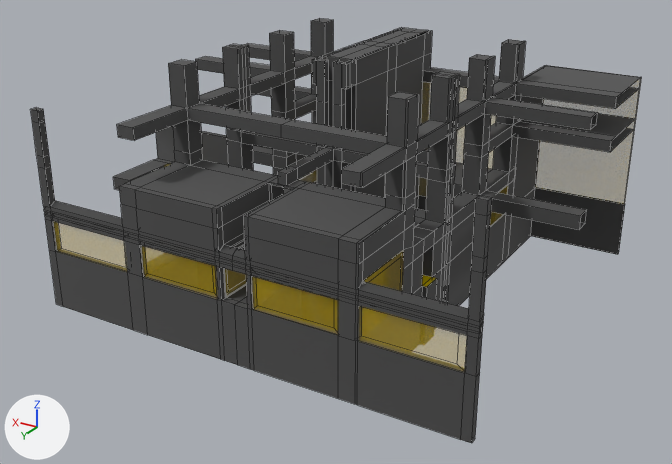
One commit to the FBX model Assets/-Ian/Model/GearChamber/GreatStructure.fbx: the scene before it, then after it.
One viewpoint serves both versions: a 50 mm lens placed at (-191.0, 363.0, 164.0), pointed at (1.0, 42.0, 3.0). The axes (+X, +Y, +Z) are drawn at lower left. The lights are the same throughout. The older version comes first. Mesh edges are drawn as thin lines. Where no turn or scale is listed for an object, it has been applied to the vertices. Vertices at exactly the same position are counted once.

Names of what the first picture shows: 'GearChamberStructure', 'GearChamberStructure.001'.
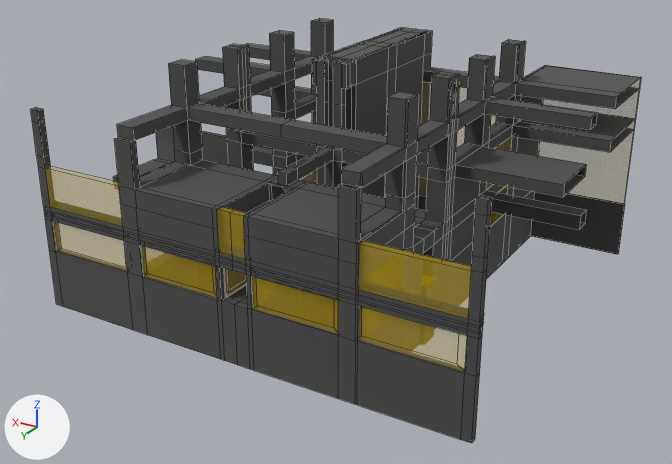
Changed parts and their boxes (x1, y1, x2, y2) in the pictures (672 x 464 px):
'GearChamberStructure.001', reshaped: before (53, 78, 641, 372); after (45, 78, 641, 372)
part 1 of me_cube_005, built on: before (462, 143, 482, 196); after (452, 143, 586, 216)
part 2 of me_cube_005, built on: before (51, 184, 469, 319); after (114, 137, 361, 243)
part 3 of me_cube_006, built on: before (419, 82, 496, 198); after (45, 82, 512, 319)

What changed in the scene script:
```text
Change me_cube_005:
    used by ob_gearchamberstructure; location = (0.0, 0.0, 0.0)
    remove me_cube_005.from_pydata(...)  # 1447 vertices, 1462 faces; spans x -97.0..97.0, y -60.0..118.0, z -24.0..80.0
    add me_cube_005.from_pydata(...)  # 1461 vertices, 1472 faces; spans x -97.0..97.0, y -60.0..118.0, z -24.0..80.0
    me_cube_005 part 1
    4 faces are deleted
    4 vertices are added at (-97.0, 42.0, 44.0), (-97.0, 42.0, 39.0), (-97.0, 15.0, 44.0), (-97.0, 15.0, 39.0)
    8 new faces join them, mat_m_gearstructure (grey #7b7b7b)
    me_cube_005 part 2
    7 faces are deleted
    2 vertices are added at (-6.0, 118.0, 39.0), (6.0, 118.0, 39.0)
    8 new vertices lie (0.0, 0.0, 19.0) away from vertices in x -52.0..53.0, y 115.0..118.0, z 39.0
    13 new faces join them, mat_m_gearstructure (grey #7b7b7b)
Change me_cube_006:
    used by ob_gearchamberstructure_001; location = (0.0, 78.6, 12.5)
    remove me_cube_006.from_pydata(...)  # 240 vertices, 132 faces; spans x -97.0..93.0, y -139.0..39.0, z -11.0..50.0
    add me_cube_006.from_pydata(...)  # 276 vertices, 146 faces; spans x -97.0..93.0, y -139.0..39.0, z -11.0..50.0
    me_cube_006 part 3
    2 faces are deleted
    18 vertices are added at x -93.0..93.0, y -99.0..39.0, z 9.0..27.0
    11 new vertices lie (0.0, 0.0, 17.0) away from vertices in x -93.0..93.0, y -99.0..39.0, z 9.0..10.0
    7 new vertices lie (0.0, 0.0, -15.0) away from vertices in x -93.0..93.0, y 36.0, z 27.0
    16 new faces join them
```
